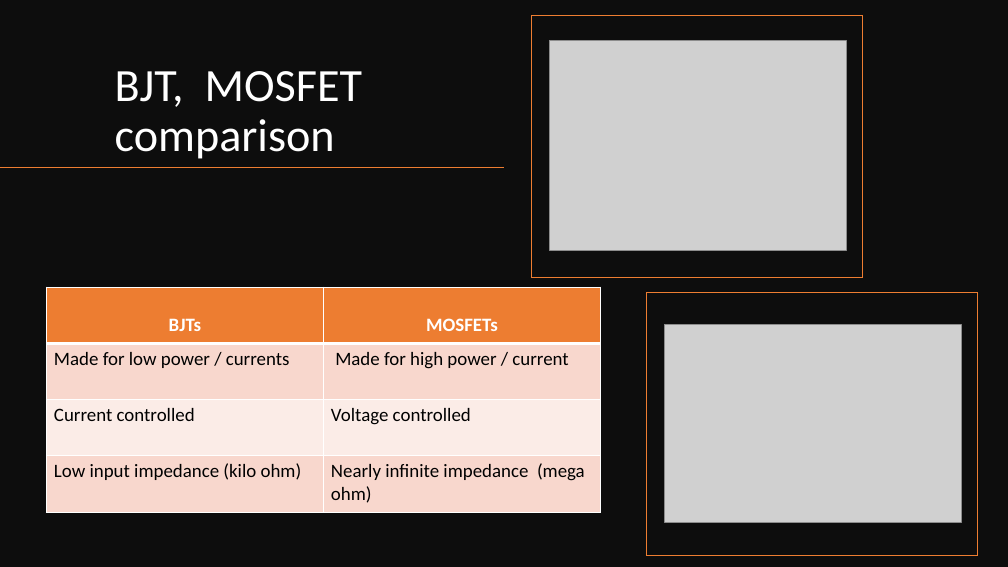
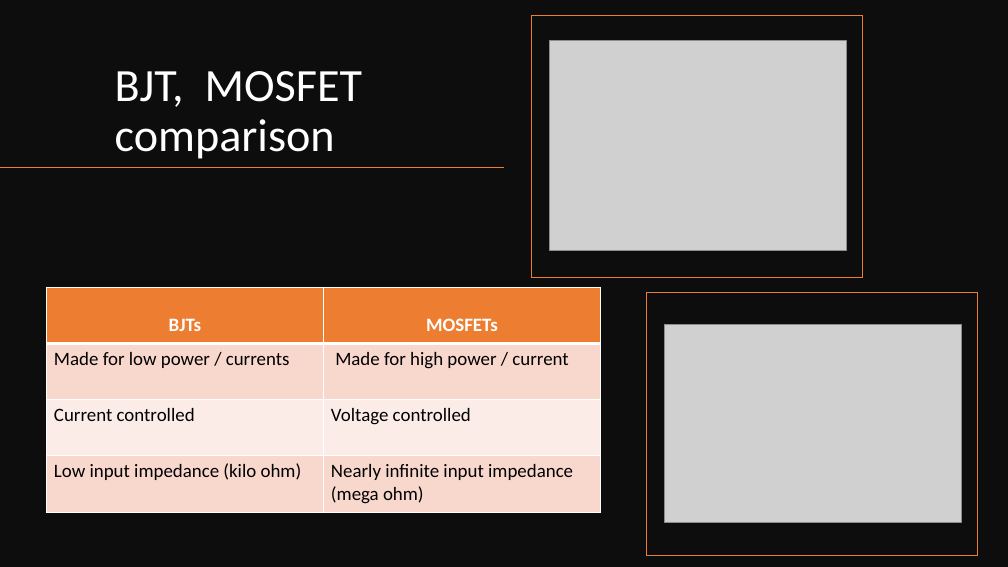
Before and after one commit to Team-Sagittarius-ENTC/Linear-Power-Supply, a slide deck: slide 5 of assignments_material/LPS-progress-review-december_2021.pptx. Drawn at 1008x567 pixels with LibreOffice and Linux fonts; fonts in the diff are those of the drawing; grey boxes stand for pictures. Boxes give left, top, right and bottom in pixels: in the first picture for what was removed or moved away, otherwise in the second. Text is boxed around its words. In the diff, an @@ line names an element or a change of style, - is before the commit and + after.

```diff
--- a/assignments_material/LPS-progress-review-december_2021.pptx
+++ b/assignments_material/LPS-progress-review-december_2021.pptx
@@ table at [46, 287, 600, 513] @@
-row 4, column 2: Nearly infinite impedance (mega ohm)
+row 4, column 2: Nearly infinite input impedance (mega ohm)
```
Also in this commit, not shown: 5 other slides changed.
